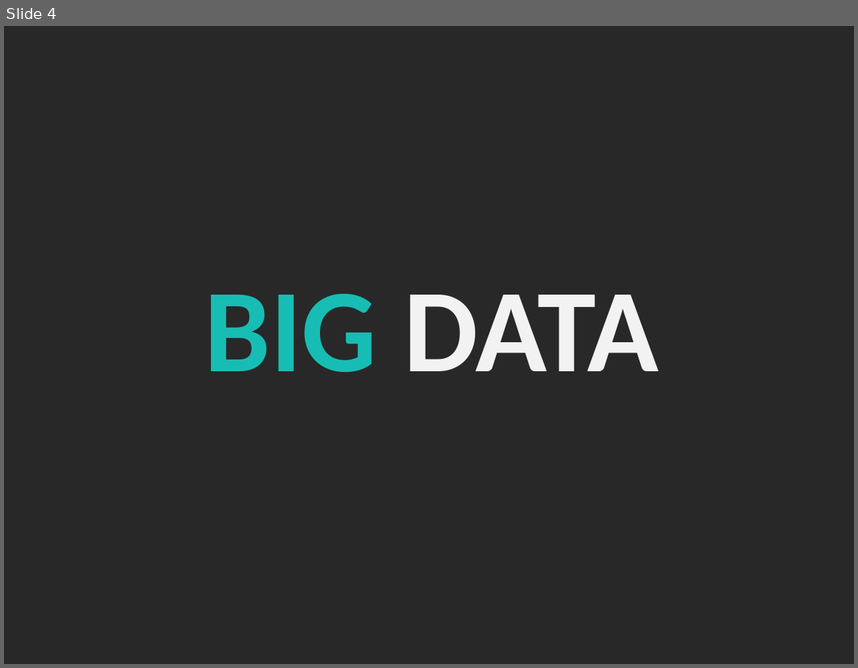
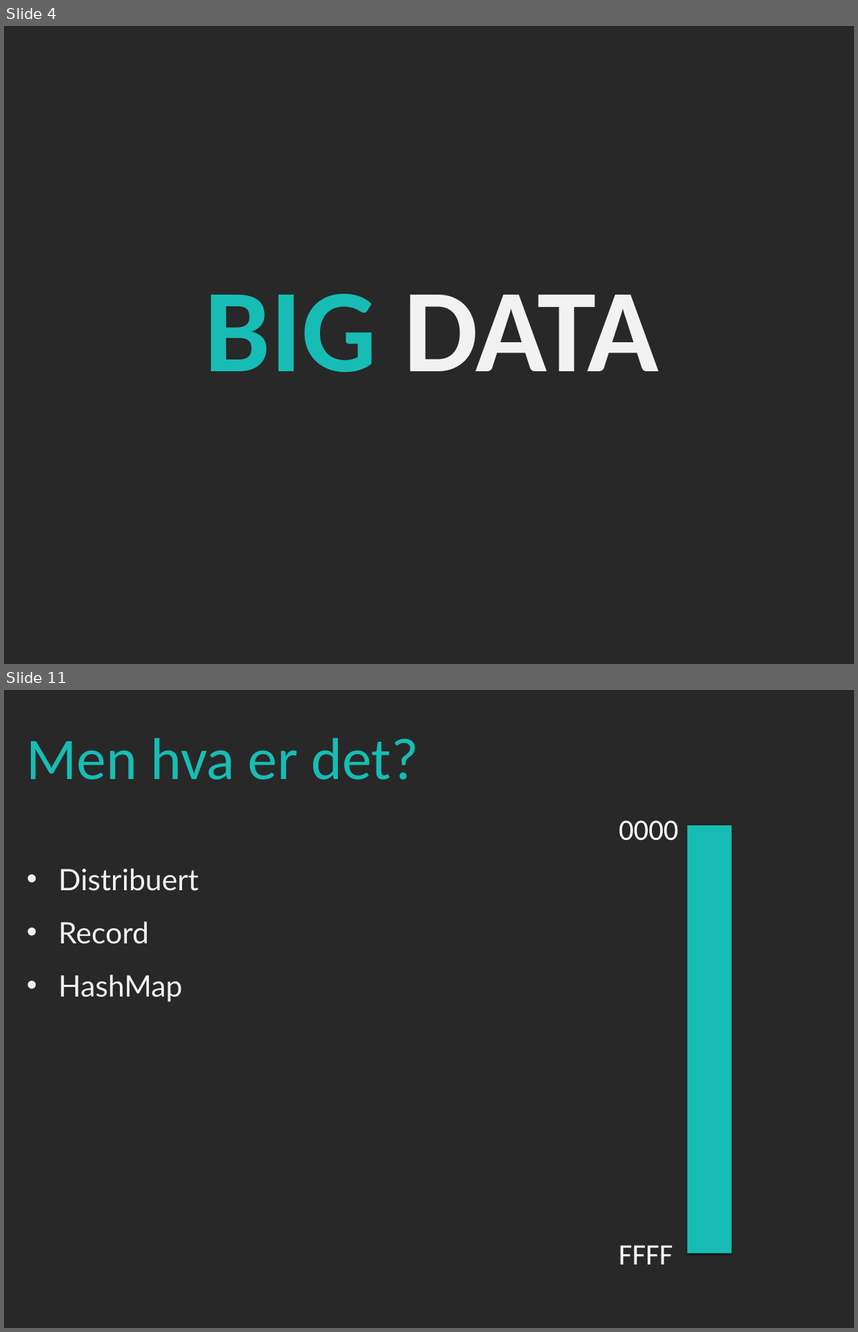
Before and after one commit to bekkopen/databasekurs, a slide deck: wide-column-stores.pptx. Shown one above the other, each under a label of ours: slide 4 before the commit, slides 4 and 11 after it; the slides between them are not shown. The pictures are 858x668 and 858x1332 pixels, drawn with LibreOffice and Linux fonts; fonts in the diff are those of the drawing. Boxes give left, top, right and bottom in pixels: in the first picture for what was removed or moved away, otherwise in the second. Text is boxed around its words. In the diff, an @@ line names an element or a change of style, - is before the commit and + after.

```diff
--- a/wide-column-stores.pptx
+++ b/wide-column-stores.pptx
@@ slide 11 added at [4, 690, 854, 1328], background #282828 @@
@@ text added at [27, 738, 419, 780], 100 pt, text #17BDB4 @@
+Men hva er det?
@@ text added at [619, 820, 679, 840], 50 pt, text #FFFFFF @@
+0000
@@ rectangle added at [688, 825, 732, 1253], fill #17BDB4 @@
@@ text added at [59, 868, 199, 1002], 50 pt, text #F2F2F2 @@
+• Distribuert
+• Record
+• HashMap
@@ text added at [619, 1245, 673, 1264], 50 pt, text #FFFFFF @@
+FFFF
```
Also in this commit, not shown: 1 slide changed, 7 other slides added.
